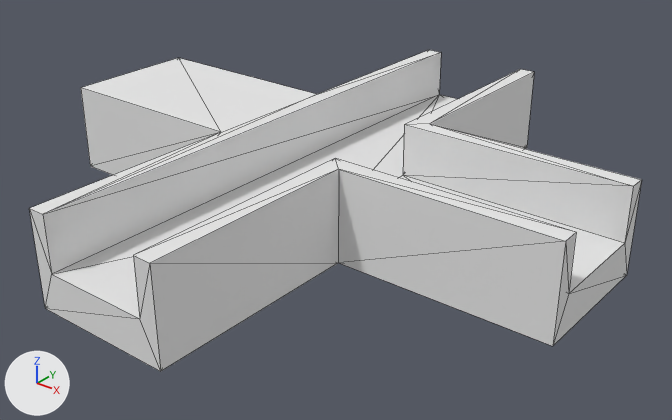
Renders of the OBJ model resources/shape-3.obj from each side of a commit.
Camera for both pictures: a 50 mm camera at (0.936, -1.145, 0.687) aimed at (0.03, -0.013, -0.015). Lighting does not change. The marker at lower left points along +X, +Y and +Z. Mesh edges are drawn as thin lines. Where no turn or scale is listed for an object, it has been applied to the vertices. Vertices at the same position are counted once.

The first picture shows 'shape-3'.
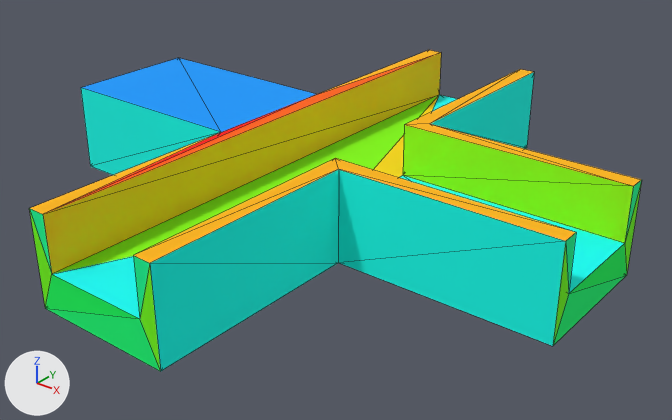
Diff of the bpy script that builds the scene:
```diff
--- a/resources/shape-3.obj.py
+++ b/resources/shape-3.obj.py
@@ mat_material_0 @@
 mat_material_0 = principled_material('material_0')
-mat_material_0.base_color = (0.8, 0.8, 0.8)  # white #e7e7e7
+mat_material_0.base_color = (0.0, 1.0, 0.855)  # cyan #00ffee
 mat_material_0.roughness = 1.0
@@ mat_material_1 @@
+mat_material_1 = principled_material('material_1')
+mat_material_1.base_color = (1.0, 0.475, 0.0)  # yellow #ffb700
+mat_material_1.roughness = 1.0
@@ mat_material_7 @@
+mat_material_7 = principled_material('material_7')
+mat_material_7.base_color = (0.0, 0.996, 0.106)  # green #00ff5c
+mat_material_7.roughness = 1.0
@@ mat_material_14 @@
+mat_material_14 = principled_material('material_14')
+mat_material_14.base_color = (0.0, 1.0, 0.988)  # cyan #00fffe
+mat_material_14.roughness = 1.0
@@ mat_material_9 @@
+mat_material_9 = principled_material('material_9')
+mat_material_9.base_color = (0.0, 1.0, 0.18)  # green #00ff76
+mat_material_9.roughness = 1.0
@@ mat_material_3 @@
+mat_material_3 = principled_material('material_3')
+mat_material_3.base_color = (0.0, 0.322, 1.0)  # blue #009aff
+mat_material_3.roughness = 1.0
@@ mat_material_8 @@
+mat_material_8 = principled_material('material_8')
+mat_material_8.base_color = (0.173, 1.0, 0.0)  # green #73ff00
+mat_material_8.roughness = 1.0
@@ mat_material_6 @@
+mat_material_6 = principled_material('material_6')
+mat_material_6.base_color = (0.0, 1.0, 0.31)  # green #00ff97
+mat_material_6.roughness = 1.0
@@ mat_material_2 @@
+mat_material_2 = principled_material('material_2')
+mat_material_2.base_color = (1.0, 0.471, 0.0)  # yellow #ffb700
+mat_material_2.roughness = 1.0
@@ mat_material_13 @@
+mat_material_13 = principled_material('material_13')
+mat_material_13.base_color = (0.369, 1.0, 0.0)  # green #a4ff00
+mat_material_13.roughness = 1.0
@@ mat_material_12 @@
+mat_material_12 = principled_material('material_12')
+mat_material_12.base_color = (1.0, 0.561, 0.0)  # yellow #ffc500
+mat_material_12.roughness = 1.0
@@ me_shape_3 @@
 me_shape_3.from_pydata(...)  # 40 vertices, 76 faces; spans x -0.5..0.5, y -0.5..0.5, z -0.038..0.125
+# me_shape_3 part 1: 6 faces spanning x -0.125..0.5, y -0.5..0.5, z 0.125 switch from mat_material_0 (white #e7e7e7) to mat_material_1 (yellow #ffb700)
+# me_shape_3 part 2: 4 faces spanning x 0.094..0.5, y -0.5..0.5, z 0.125 switch from mat_material_0 (white #e7e7e7) to mat_material_2 (yellow #ffb600)
+# me_shape_3 part 3: 10 faces spanning x -0.5..0.5, y -0.5..0.5, z -0.038..0.125 switch from mat_material_0 (white #e7e7e7) to mat_material_3 (blue #009aff)
+# me_shape_3 part 4: 1 face spanning x -0.125..-0.094, y -0.5..0.5, z 0.125 switches from mat_material_0 (white #e7e7e7) to mat_material_4 (orange #ff6200)
+# me_shape_3 part 5: 1 face spanning x -0.125..-0.094, y -0.5..0.125, z 0.125 switches from mat_material_0 (white #e7e7e7) to mat_material_5 (red #ff0000)
+# me_shape_3 part 6: 6 faces spanning x -0.125..0.5, y -0.5..0.5, z 0.031..0.125 switch from mat_material_0 (white #e7e7e7) to mat_material_6 (green #00ff97)
+# me_shape_3 part 7: 2 faces spanning x -0.125..0.125, y -0.5..0.5, z -0.038..0.031 switch from mat_material_0 (white #e7e7e7) to mat_material_7 (green #00ff5c)
+# me_shape_3 part 8: 6 faces spanning x -0.125..0.5, y -0.5..0.5, z -0.038..0.125 switch from mat_material_0 (white #e7e7e7) to mat_material_8 (green #73ff00)
+# me_shape_3 part 9: 3 faces spanning x -0.125..0.5, y -0.5..0.5, z -0.038..0.031 switch from mat_material_0 (white #e7e7e7) to mat_material_9 (green #00ff76)
+# me_shape_3 part 10: 1 face spanning x 0.5, y -0.094..0.125, z -0.038..0.031 switches from mat_material_0 (white #e7e7e7) to mat_material_11 (green #00ff5c)
+# me_shape_3 part 11: 2 faces spanning x -0.094, y -0.5..0.5, z 0.031..0.125 switch from mat_material_0 (white #e7e7e7) to mat_material_12 (yellow #ffc500)
+# me_shape_3 part 12: 8 faces spanning x 0.094..0.5, y -0.5..0.5, z 0.031..0.125 switch from mat_material_0 (white #e7e7e7) to mat_material_13 (green #a3ff00)
+# me_shape_3 part 13: 4 faces spanning x -0.094..0.5, y -0.5..0.5, z 0.031 switch from mat_material_0 (white #e7e7e7) to mat_material_14 (cyan #00fffe)
+# me_shape_3 part 14: 1 face spanning x -0.094..0.094, y -0.094..0.5, z 0.031 switches from mat_material_0 (white #e7e7e7) to mat_material_15 (yellow #ffde00)
+# me_shape_3 part 15: 1 face spanning x -0.094..0.094, y -0.5..0.5, z 0.031 switches from mat_material_0 (white #e7e7e7) to mat_material_16 (green #83ff00)
+me_shape_3.materials.append(mat_material_4)  # orange #ff6200
+me_shape_3.materials.append(mat_material_5)  # red #ff0000
+me_shape_3.materials.append(mat_material_10)  # blue #00a2ff
+me_shape_3.materials.append(mat_material_11)  # green #00ff5c
+me_shape_3.materials.append(mat_material_15)  # yellow #ffde00
+me_shape_3.materials.append(mat_material_16)  # green #83ff00
+me_shape_3.materials.append(mat_material_17)  # blue #0000ff
```

Location of each change, (x1, y1, x2, y2) in pixels of the pictures (672 x 420 px):
'shape-3', recoloured, surface changed: (29, 50, 642, 371) in both
part 1 of me_shape_3, recoloured (white to orange): (30, 50, 641, 263) in both
part 2 of me_shape_3, recoloured (white to orange): (137, 70, 627, 254) in both
part 3 of me_shape_3, recoloured (white to blue): (81, 58, 316, 132) in both
part 4 of me_shape_3, recoloured (white to orange): (47, 53, 439, 213) in both
part 5 of me_shape_3, recoloured (white to red): (49, 96, 312, 212) in both
part 6 of me_shape_3, recoloured (white to green): (29, 180, 642, 316) in both
part 7 of me_shape_3, recoloured (white to green): (45, 274, 139, 319) in both
part 8 of me_shape_3, recoloured (white to green): (29, 181, 642, 369) in both
part 9 of me_shape_3, recoloured (white to green): (46, 275, 626, 371) in both
part 10 of me_shape_3, recoloured (white to green): (570, 243, 627, 293) in both
part 11 of me_shape_3, recoloured (white to yellow): (43, 53, 441, 274) in both
part 12 of me_shape_3, recoloured (white to green): (403, 125, 633, 243) in both
part 13 of me_shape_3, recoloured (white to cyan): (53, 95, 624, 319) in both
part 14 of me_shape_3, recoloured (white to yellow): (373, 95, 439, 178) in both
part 15 of me_shape_3, recoloured (white to green): (53, 95, 438, 274) in both
